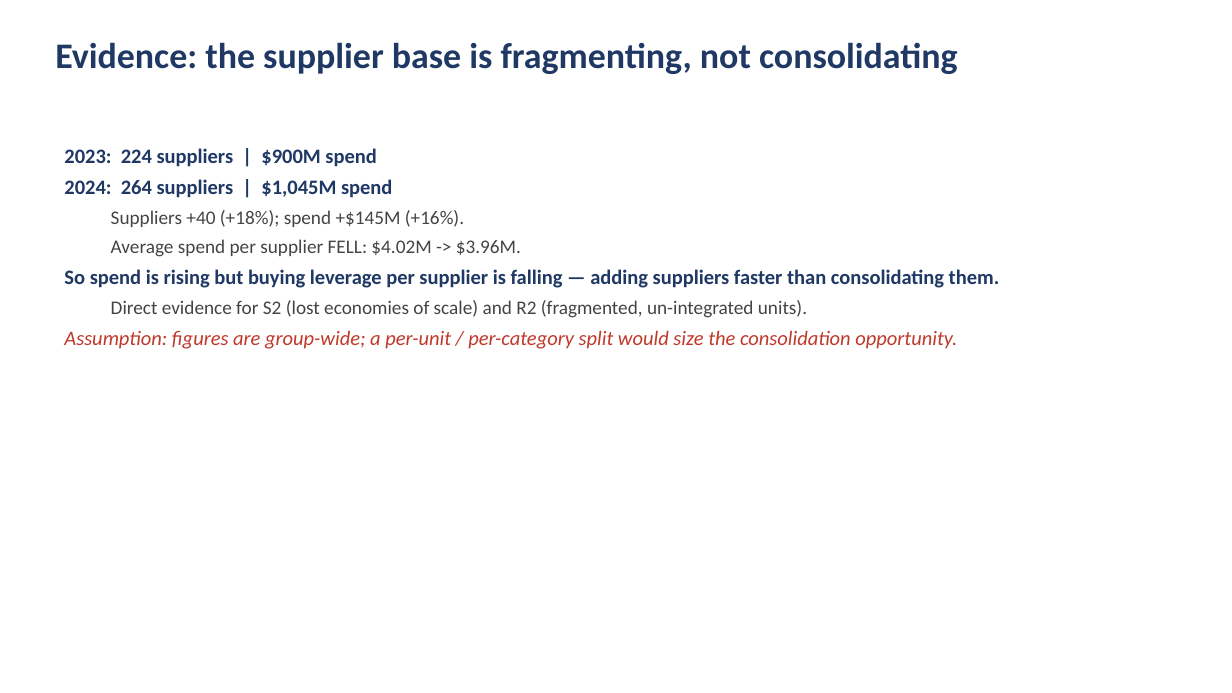
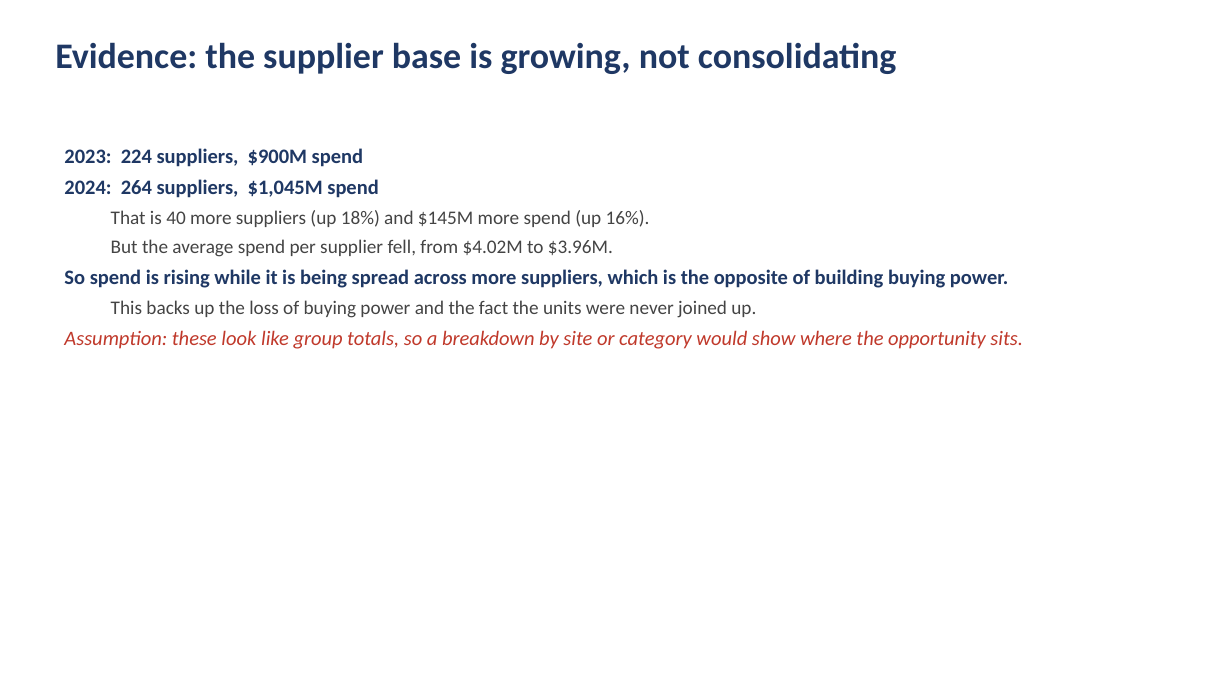
Before and after one commit to DAVIDEJI20/-irri-website, a slide deck: slide 5 of NextTech_Procurement_Analysis.pptx. Drawn at 1232x693 pixels with LibreOffice and Linux fonts; fonts in the diff are those of the drawing. Boxes give left, top, right and bottom in pixels: in the first picture for what was removed or moved away, otherwise in the second. Text is boxed around its words. In the diff, an @@ line names an element or a change of style, - is before the commit and + after.

```diff
--- a/NextTech_Procurement_Analysis.pptx
+++ b/NextTech_Procurement_Analysis.pptx
@@ text at (x1=55, y1=42, x2=897, y2=74): text changed @@
-Evidence: the supplier base is fragmenting, not consolidating
+Evidence: the supplier base is growing, not consolidating
@@ text at (x1=64, y1=148, x2=1023, y2=349): text changed @@
-2023: 224 suppliers | $900M spend
-2024: 264 suppliers | $1,045M spend
-  Suppliers +40 (+18%); spend +$145M (+16%).
-  Average spend per supplier FELL: $4.02M -> $3.96M.
-So spend is rising but buying leverage per supplier is falling — adding suppliers faster than consolidating them.
-  Direct evidence for S2 (lost economies of scale) and R2 (fragmented, un-integrated units).
-Assumption: figures are group-wide; a per-unit / per-category split would size the consolidation opportunity.
+2023: 224 suppliers, $900M spend
+2024: 264 suppliers, $1,045M spend
+  That is 40 more suppliers (up 18%) and $145M more spend (up 16%).
+  But the average spend per supplier fell, from $4.02M to $3.96M.
+So spend is rising while it is being spread across more suppliers, which is the opposite of building buying power.
+  This backs up the loss of buying power and the fact the units were never joined up.
+Assumption: these look like group totals, so a breakdown by site or category would show where the opportunity sits.
```
Also in this commit, not shown: 11 other slides changed, 1 other file.
